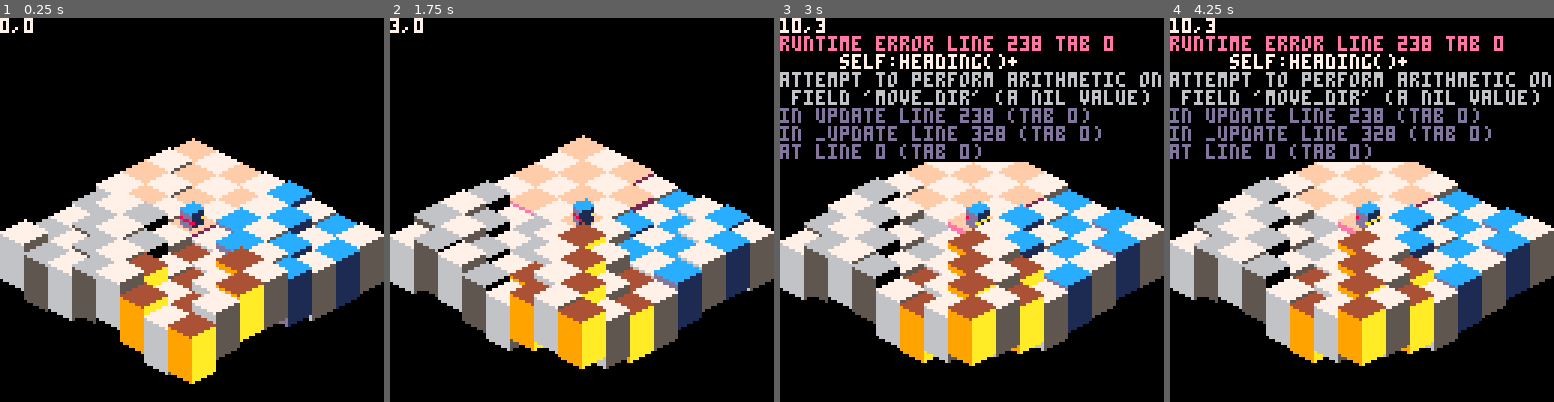
Above: before the commit, frames 1-4 (left to right).
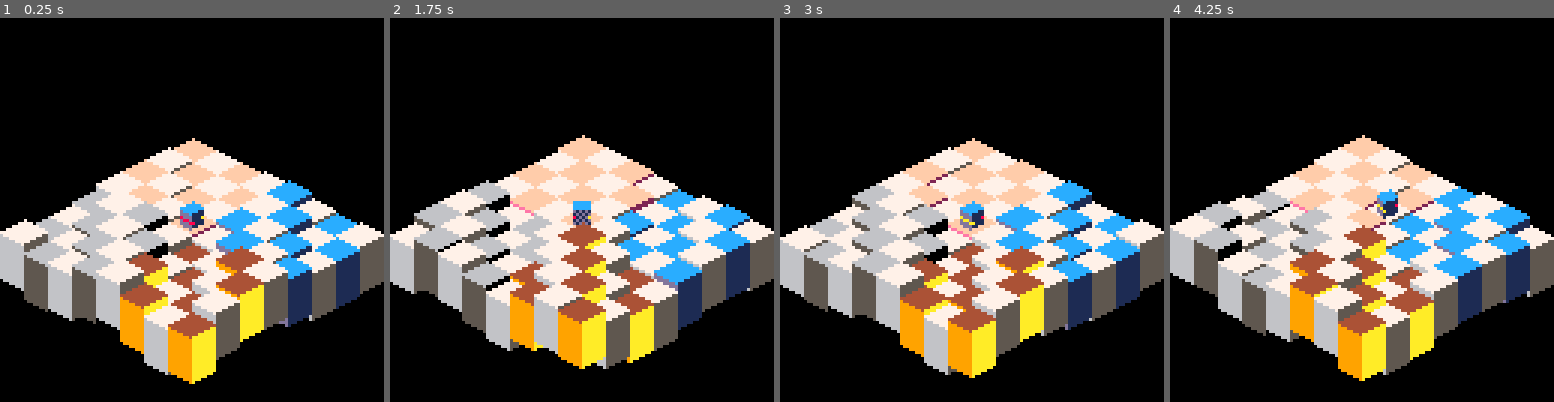
Above: after the commit, the same moments.

Repository: erwinbonsma/BumbleBotsPico8
Game: PICO-8 cartridge rolmops.p8
Two runs of this game, one before a commit and one after it. Both use one fixed random seed, a clock stepped at 60 frames per second and the inputs below.
Inputs:
- Up to frame 1 (0.25 s): no input
- Up to frame 2 (1.75 s): hold Right from 1.6 s (still down)
- Up to frame 3 (3 s): release Right at 2.1 s; hold Up 2.15-2.42 s; hold Right from 2.47 s (still down)
- Up to frame 4 (4.25 s): release Right at 3.03 s; hold Left 3.08-3.58 s; hold Down 3.63-3.97 s; hold Right from 4.02 s (still down)

The runs differ from the first frame. In frame 1, 0.2% of the frame differs, in the area x 0-9%, y 0-4%; in frame 2, 0.3%; in frame 3, 23%; in frame 4, 27%, in the area x 0-100%, y 0-95%.
Error before the commit: runtime error line 238 tab 0; self:heading()+; attempt to perform arithmetic on field 'move_dir' (a nil value)

Commit message:
Refactored player class
Introduced mover base class.
Also now able to initiate (next) rotation while the player is still moving.

Diff:
--- a/rolmops.p8
+++ b/rolmops.p8
@@ -7,6 +7,12 @@
 row_delta[0]=-1
 
 map_unit={}
+
+function extend(clz,baseclz)
+ for k,v in pairs(baseclz) do
+  clz[k]=v
+ end
+end
 
 function map_unit:new(o)
  o=o or {}
@@ -199,17 +205,11 @@
  return me
 end --map_view
 
-player={}
-
--- player constants, defined
--- globally for conciseness
-rot_del=2 -- delay
-rot_max=20*rot_del
-mov_del=2
-mov_max=4*mov_del
-
-function player:new()
- local o=setmetatable({},self)
+mover={}
+
+function mover:new(o)
+ o=o or {}
+ local o=setmetatable(o,self)
  self.__index=self
 
  o.rot=0     -- [0..rot_max>
@@ -219,30 +219,82 @@
  o.mov=0     -- <-mov_max,mov_max]
  o.mov_inc=1 -- -1,1
 
+ -- height tolerance
+ o.tol=o.tol or 0
+
+ -- rotation speed
+ o.rot_del=o.rot_del or 2
+ o.rot_turn=5*o.rot_del
+ o.rot_max=4*o.rot_turn
+
+ -- move speed
+ o.mov_del=o.mov_del or 2
+ o.mov_max=4*o.mov_del
+
  return o
 end
 
-function player:update()
- if self.rot_dir!=0 then
-  -- turning
-  self.rot+=self.rot_dir+rot_max
-  self.rot%=rot_max
-  if self.rot%(5*rot_del)==0 then
+function mover:turning()
+ return self.rot_dir!=0
+end
+
+function mover:moving()
+ return self.mov_dir!=0
+end
+
+function mover:heading()
+ return flr(self.rot/self.rot_turn)
+end
+
+function mover:draw(x,y)
+ local r=flr(self.rot/self.rot_del)
+ local dx=0
+ local dy=0
+ pal()
+ if r>9 then
+  pal(8,10)
+  pal(10,8)
+ end
+ if self:moving() then
+  local h=self:heading()
+  dx=flr(
+   (col_delta[h]-row_delta[h])
+   *self.mov/self.mov_del+0.5
+  )*self.mov_dir
+  dy=flr(
+   (col_delta[h]+row_delta[h])
+   *self.mov/self.mov_del/2+0.5
+  )*self.mov_dir
+  if self.unit2!=nil then
+   local dheight=(
+    self.unit2.height-
+    self.unit.height
+   )
+   dy-=max(0,dheight)
+  end
+ end
+ spr(96+r%10,x+dx+4,y+dy-9,1,2)
+end --mover:draw()
+
+function mover:update()
+ if self:turning() then
+  self.rot+=self.rot_dir+self.rot_max
+  self.rot%=self.rot_max
+  if self.rot%(5*self.rot_del)==0 then
    -- finished turn
    self.rot_dir=0
   end
- elseif self.mov_dir!=0 then
-  -- moving
+ elseif self:moving() then
   self.mov+=self.mov_inc
-  if self.mov==2*mov_del then
+  if self.mov==2*self.mov_del then
    -- about to enter next unit
    local to_unit=self.unit:neighbour(
     (
      self:heading()+
-     self.move_dir+3
+     self.mov_dir+3
     )%4
    )
-   if to_unit.height>self.unit.height then
+   if to_unit.height-self.unit.height>self.tol then
     -- cannot move, retreat
     self.mov_inc=-1
     self.mov+=self.mov_inc
@@ -251,13 +303,13 @@
     -- entered destination unit
     self.unit2=to_unit
    end
-  elseif self.mov==mov_max then
+  elseif self.mov==self.mov_max then
    -- halfway crossing
    local from_unit=self.unit
    self.unit2:add_mover(self)
    self.unit2=from_unit
-   self.mov=-mov_max+1
-  elseif self.mov==-2*mov_del then
+   self.mov=-self.mov_max+1
+  elseif self.mov==-2*self.mov_del then
    -- exited source unit
    self.unit2=nil
   elseif self.mov==0 then
@@ -265,55 +317,54 @@
    self.mov_dir=0
    self.mov_inc=1
   end
- elseif btnp(0) then
-  self.rot_dir=-1
+ end
+end --mover:update()
+
+player={}
+extend(player,mover)
+
+function player:new(o)
+ o=mover.new(self,o)
+ for k,v in pairs(o) do
+  print(k)
+ end
+ print("o.rot_del="..o.rot_del)
+ local o=setmetatable(o,self)
+ self.__index=self
+
+ o.nxt_rot_dir=nil
+
+ return o
+end
+
+function player:update()
+ if btnp(0) then
+  self.nxt_rot_dir=-1
  elseif btnp(1) then
-  self.rot_dir=1
- elseif btn(2) then
-  self.mov_dir=1
- elseif btn(3) then
-  self.mov_dir=-1
- end
+  self.nxt_rot_dir=1
+ end
+
+ if (
+  not self:moving() and
+  not self:turning()
+ ) then
+  if self.nxt_rot_dir!=nil then
+   self.rot_dir=self.nxt_rot_dir
+   self.nxt_rot_dir=nil
+  elseif btn(2) then
+   self.mov_dir=1
+  elseif btn(3) then
+   self.mov_dir=-1
+  end
+ end
+
+ mover.update(self)
+
  if self.unit.height<-8 then
   -- todo: die
   self:reset()
  end
 end --update()
-
-function player:heading()
- return flr(self.rot/5/rot_del)
-end
-
-function player:draw(x,y)
- local r=flr(self.rot/rot_del)
- local dx=0
- local dy=0
- pal()
- if r>9 then
-  pal(8,10)
-  pal(10,8)
- end
- if self.mov!=0 then
-  local h=self:heading()
-  dx=flr(
-   (col_delta[h]-row_delta[h])
-   *self.mov/mov_del+0.5
-  )*self.mov_dir
-  dy=flr(
-   (col_delta[h]+row_delta[h])
-   *self.mov/mov_del/2+0.5
-  )*self.mov_dir
-  if self.unit2!=nil then
-   local dheight=(
-    self.unit2.height-
-    self.unit.height
-   )
-   dy-=max(0,dheight)
-  end
- end
- print(self.rot..","..self.mov,0,0,7)
- spr(96+r%10,x+dx+4,y+dy-9,1,2)
-end --draw()
 
 function player:reset()
  mapmodel.units[5][5]:add_mover(
